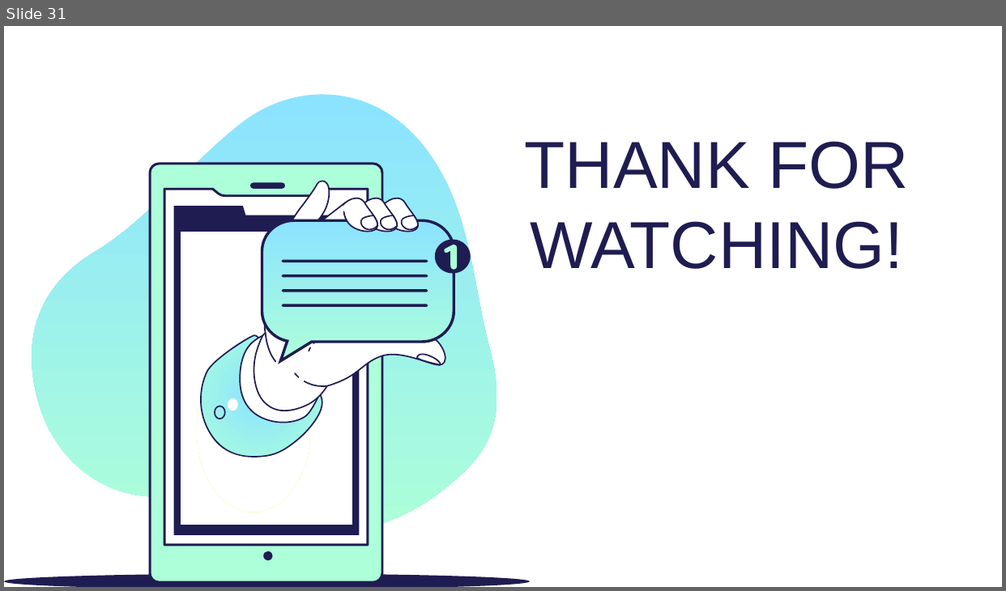
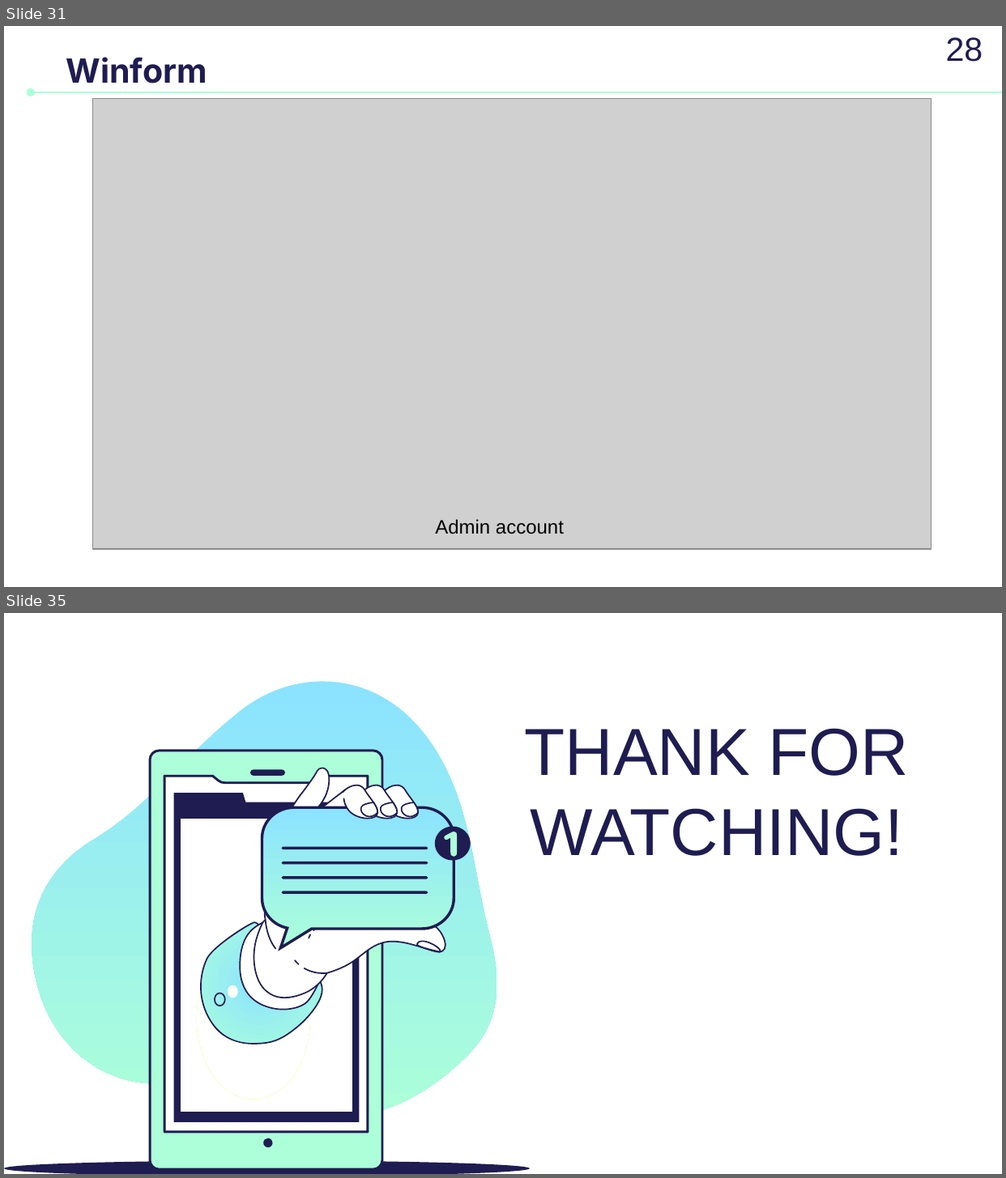
Before and after one commit to Hung21j/Final, a slide deck: G16.pptx. Shown one above the other, each under a label of ours: slide 31 before the commit, slides 31 and 35 after it; the slides between them are not shown. The pictures are 1006x591 and 1006x1178 pixels, drawn with LibreOffice and Linux fonts; fonts in the diff are those of the drawing; grey boxes stand for pictures. Boxes give left, top, right and bottom in pixels: in the first picture for what was removed or moved away, otherwise in the second. Text is boxed around its words. In the diff, an @@ line names an element or a change of style, - is before the commit and + after.

```diff
--- a/G16.pptx
+++ b/G16.pptx
@@ slide 31 added at bbox=[4, 26, 1002, 587], background #FFFFFF @@
@@ text added at bbox=[946, 37, 983, 62], 24 pt, text #1F1C51 @@
+28
@@ title added at bbox=[66, 57, 206, 84], 24 pt, text #1F1C51, bold @@
+Winform
@@ arrow added from (1002, 92) to (31, 92), #ACFFD9 1.5 pt @@
@@ picture added at bbox=[93, 99, 931, 550] @@
@@ text added at bbox=[435, 519, 564, 535], 14 pt, text #000000 @@
+Admin account
@@ what was slide 31 is now slide 35 @@
```
Also in this commit, not shown: 6 other slides added, 3 slides removed.
